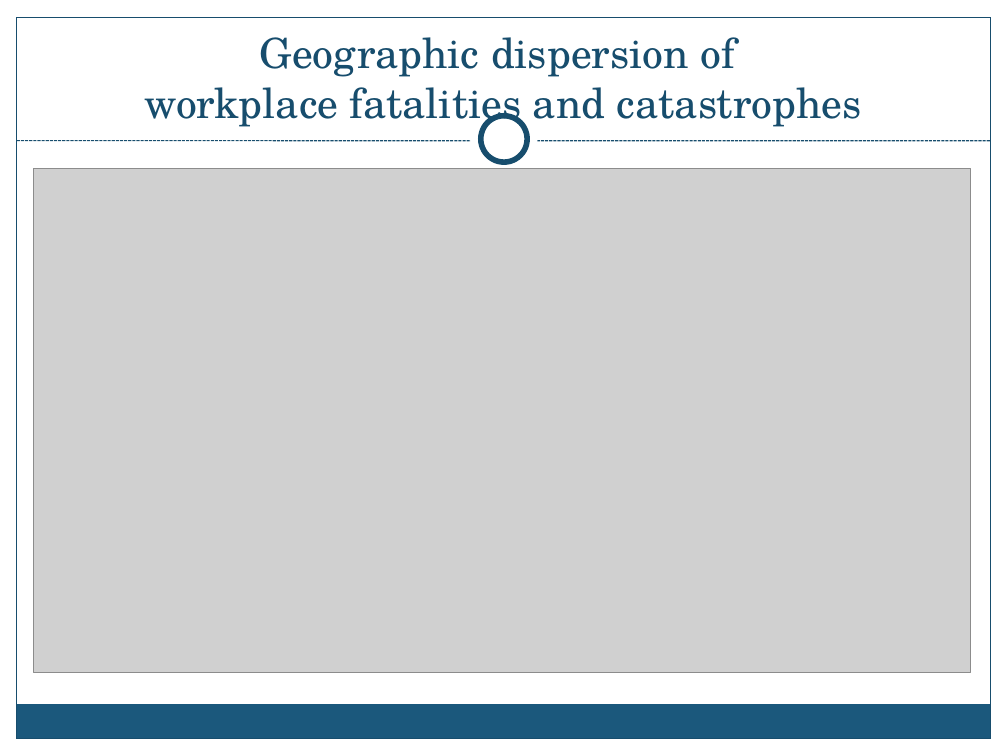
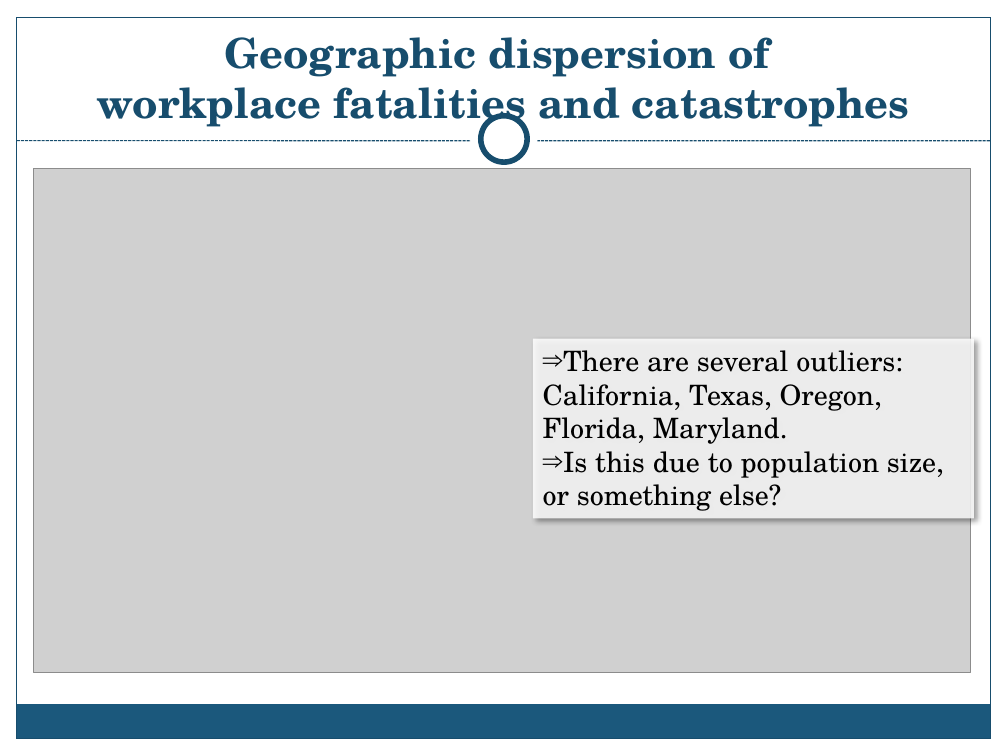
Before and after one commit to OSHADataDoor/OshaScrapy, a slide deck: slide 9 of presentation/DIDCtalk.pptx (slide 8 before the commit). Drawn at 1008x756 pixels with LibreOffice and Linux fonts; fonts in the diff are those of the drawing; grey boxes stand for pictures; background and template pictures are left out. Boxes give left, top, right and bottom in pixels: in the first picture for what was removed or moved away, otherwise in the second. Text is boxed around its words. In the diff, an @@ line names an element or a change of style, - is before the commit and + after.

```diff
--- a/presentation/DIDCtalk.pptx
+++ b/presentation/DIDCtalk.pptx
@@ title "Geographic dispersion of workplace fatalities ..." at (97,37,910,131): bold on @@
@@ rectangle added at (533,339,975,518), fill #FFFFFF at 85% opacity, 20 pt, text #000000 @@
+⇒ There are several outliers: California, Texas, Oregon, Florida, Maryland.
+⇒ Is this due to population size, or something else?
```
Also in this commit, not shown: 8 other slides changed, 3 slides added, 2 slides removed, 1 other file.
